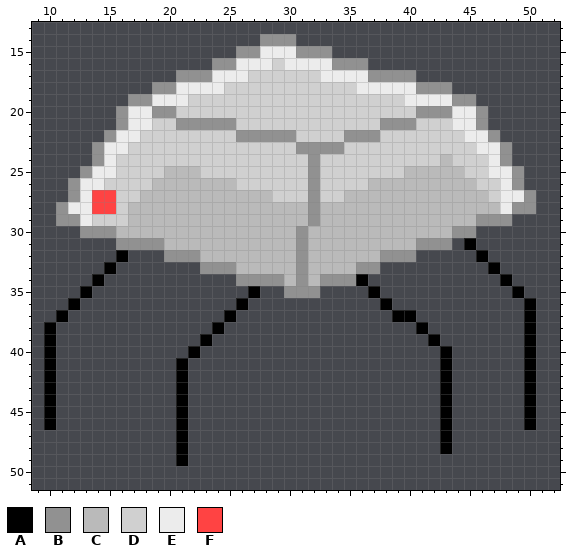
A pixel-art sprite gets an edit: Assets/_CyberCombo/Graphics/Enemies/SmallEnemy_3.png. Above, as it was before the edit.
The file is 64x64 pixels. Shown: x 9..52, y 13..51.
Palette (. is transparent): A #000000  B #919191  C #bababa  D #d0d0d0  E #ececec  F #ff4343
Pixels before, first column x 10:
14 ..................BBB....................
15 ................BBEEEBBB.................
16 ..............BBEEEDEEEEBBB..............
17 ...........BBBEEEDDDDDDEEEEBBBB..........
18 .........BBEEEEDDDDDDDDDDDEEEEEBBB.......
19 .......BBEEEDDDDDDDDDDDDDDDDDDEEEEBB.....
20 ......BEEBBDDDDDDDDDDDDDDDDDDDDBBBEEB....
21 ......BEEDDBBBBBDDDDDDDDDDDDBBBDDDEEB....
22 .....BEEDDDDDDDDBBBBBDDDDBBBDDDDDDDEEB...
23 ....BEEDDDDDDDDDDDDDDBBBBDDDDDDDDDDDEEB..
24 ....BEDDDDDDDDDDDDDDDDBDDDDDDDDDDCDDDEB..
25 ...BEEDDDDCCCDDDDDDDDDBDDDDDDDCCCCCDDEEB.
26 ..BEEDDDDCCCCCCCDDDDDDBDDDDCCCCCCCCCDDEB.
27 ..BEFFDDCCCCCCCCCCCDDDBDDCCCCCCCCCCCCDEEB
28 .BEEFFDCCCCCCCCCCCCCCCBCCCCCCCCCCCCCCCEBB
29 .BBEDDDCCCCCCCCCCCCCCCBCCCCCCCCCCCCCBBB..
30 ...BBBCCCCCCCCCCCCCCCBCCCCCCCCCCCCBB.....
31 ......BBBBCCCCCCCCCCCBCCCCCCCCCBBB.A.....
32 ......A...BBBCCCCCCCCBCCCCCCBBB.....A....
33 .....A.......BBBCCCCCBCCCCBB.........A...
34 ....A...........BBBBCBCBBBA...........A..
35 ...A.............A..BBB....A...........A.
36 ..A.............A...........A...........A
37 .A.............A.............AA.........A
38 A.............A................A........A
39 A............A..................A.......A
40 A...........A....................A......A
41 A..........A.....................A......A
42 A..........A.....................A......A
43 A..........A.....................A......A
44 A..........A.....................A......A
45 A..........A.....................A......A
46 A..........A.....................A......A
47 ...........A.....................A.......
48 ...........A.....................A.......
49 ...........A.............................
The result:
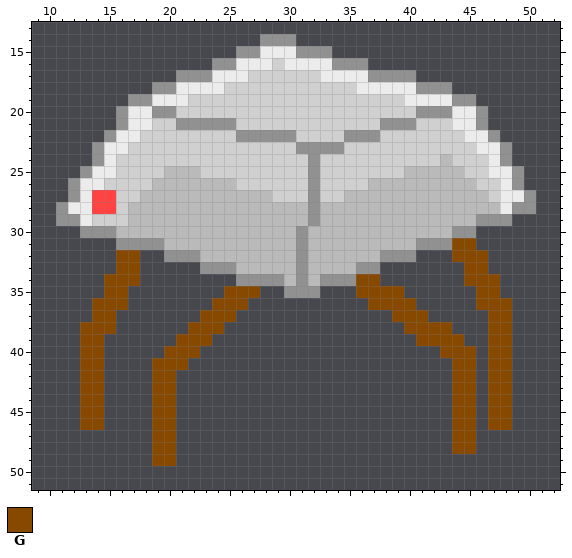
Colours new in this view: G #874800
Commit: Made SmallEnemy legs more visible and improved animation
The edit:
The author put colour G in row 31 at x 44; in row 32 at x 17 and 44 to 45; in row 33 at x 16 to 17 and 45 to 46; in row 34 at x 15 to 17, 37 and 45 to 47; in row 35 at x 15 to 16, 25 to 26, 36, 38 to 39 and 46 to 47; in row 36 at x 14 to 16, 24 to 25, 37, 39 to 40 and 46 to 48.
The author put colour G in row 37 at x 14 to 15, 23 to 24, 41 and 47 to 48; in row 38 at x 13 to 15, 22 to 23, 40, 42 to 43 and 47 to 48; in row 39 at x 13 to 14, 21 to 22, 41, 43 to 44 and 47 to 48; in row 40 at x 13 to 14, 20 to 21, 44 to 45 and 47 to 48; in rows 41 to 46 at x 13 to 14, 19 to 20, 44 to 45 and 47 to 48; in rows 47 to 48 at x 19 to 20 and 44 to 45.
The author put colour G in row 49 at x 19 to 20.
Colour A becomes colour G in row 31 at x 45; in row 32 at x 16 and 46; in row 34 at x 36; in row 35 at x 27 and 37; in row 36 at x 26 and 38; in row 37 at x 25 and 39 to 40.
Colour A becomes colour G in row 38 at x 24 and 41; in row 39 at x 23 and 42; in row 40 at x 22 and 43; in row 41 at x 21.
Colour A is removed in row 33 at x 15 and 47; in row 34 at x 14 and 48; in row 35 at x 13 and 49; in row 36 at x 12 and 50; in row 37 at x 11 and 50; in rows 38 to 40 at x 10 and 50.
Colour A is removed in row 41 at x 10, 43 and 50; in rows 42 to 46 at x 10, 21, 43 and 50; in rows 47 to 48 at x 21 and 43; in row 49 at x 21.
